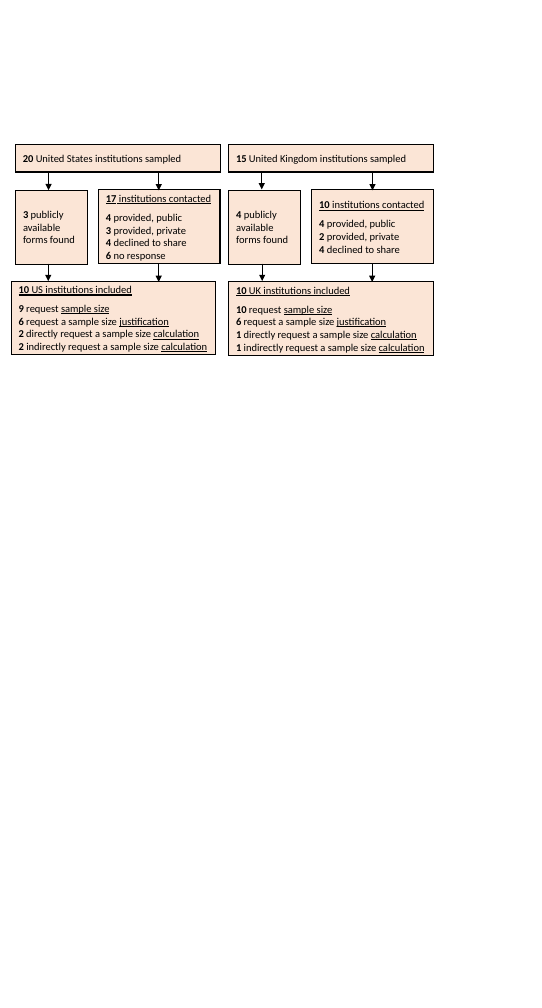
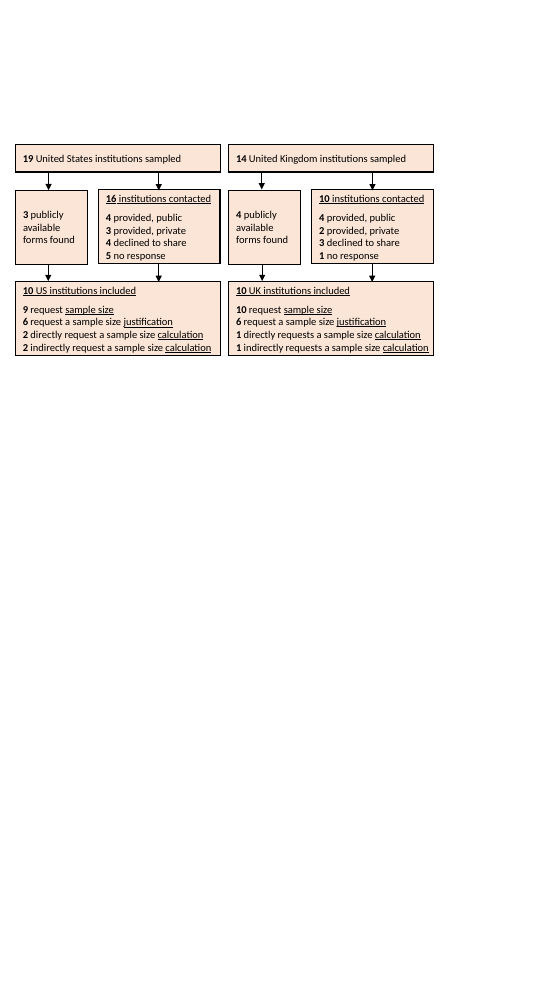
Before and after one commit to RobbyTi/rec_sample_size, a slide deck: slide 1 of rec_flowchart.pptx. Drawn at 542x1008 pixels with LibreOffice and Linux fonts; fonts in the diff are those of the drawing. Boxes give left, top, right and bottom in pixels: in the first picture for what was removed or moved away, otherwise in the second. Text is boxed around its words. In the diff, an @@ line names an element or a change of style, - is before the commit and + after.

```diff
--- a/rec_flowchart.pptx
+++ b/rec_flowchart.pptx
@@ text in rectangle at (23, 154, 181, 164): text changed @@
-20 United States institutions sampled
+19 United States institutions sampled
@@ text in rectangle at (236, 154, 406, 164): text changed @@
-15 United Kingdom institutions sampled
+14 United Kingdom institutions sampled
@@ text in rectangle at (106, 194, 211, 204): text changed @@
-17 institutions contacted
+16 institutions contacted
@@ text in rectangle at (319, 238, 400, 261): text changed @@
-4 declined to share
+3 declined to share
+1 no response
@@ rectangle "10 US institutions included": place and size @@
-rectangle "10 US institutions included" at (11, 282, 216, 356)
+rectangle "10 US institutions included" at (15, 282, 220, 357)
@@ text in rectangle at (236, 330, 429, 353): text changed @@
-1 directly request a sample size calculation
-1 indirectly request a sample size calculation
+1 directly requests a sample size calculation
+1 indirectly requests a sample size calculation
```
Also in this commit, not shown: 7 other files.
